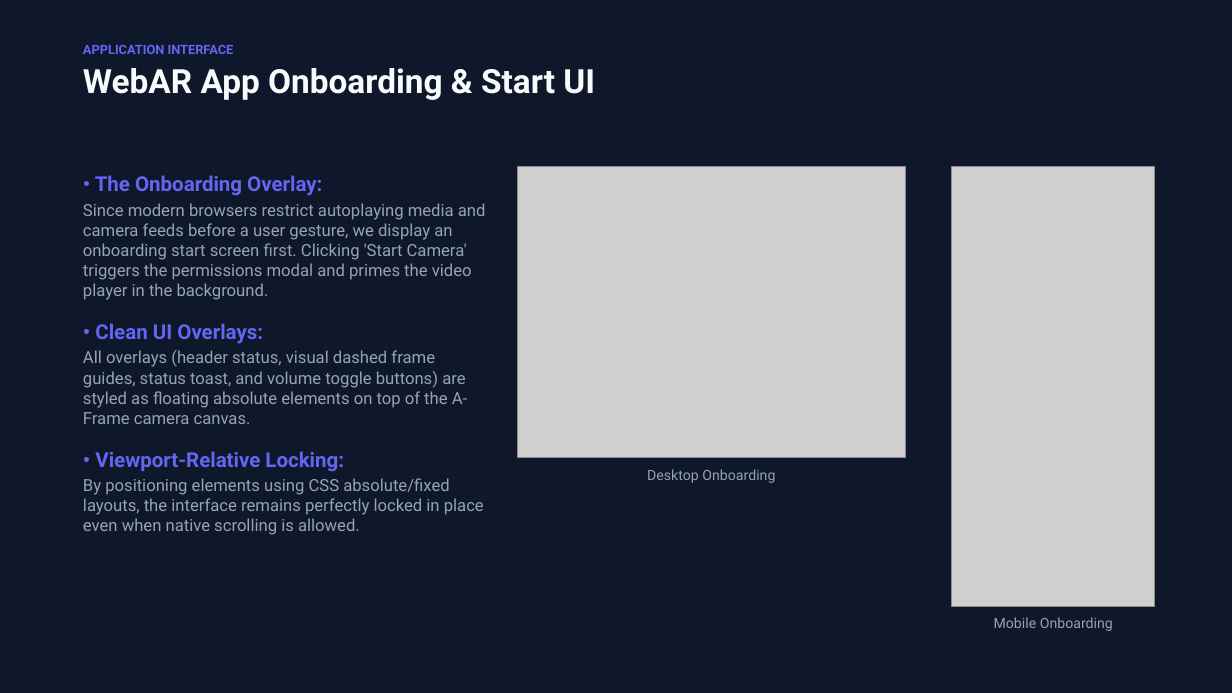
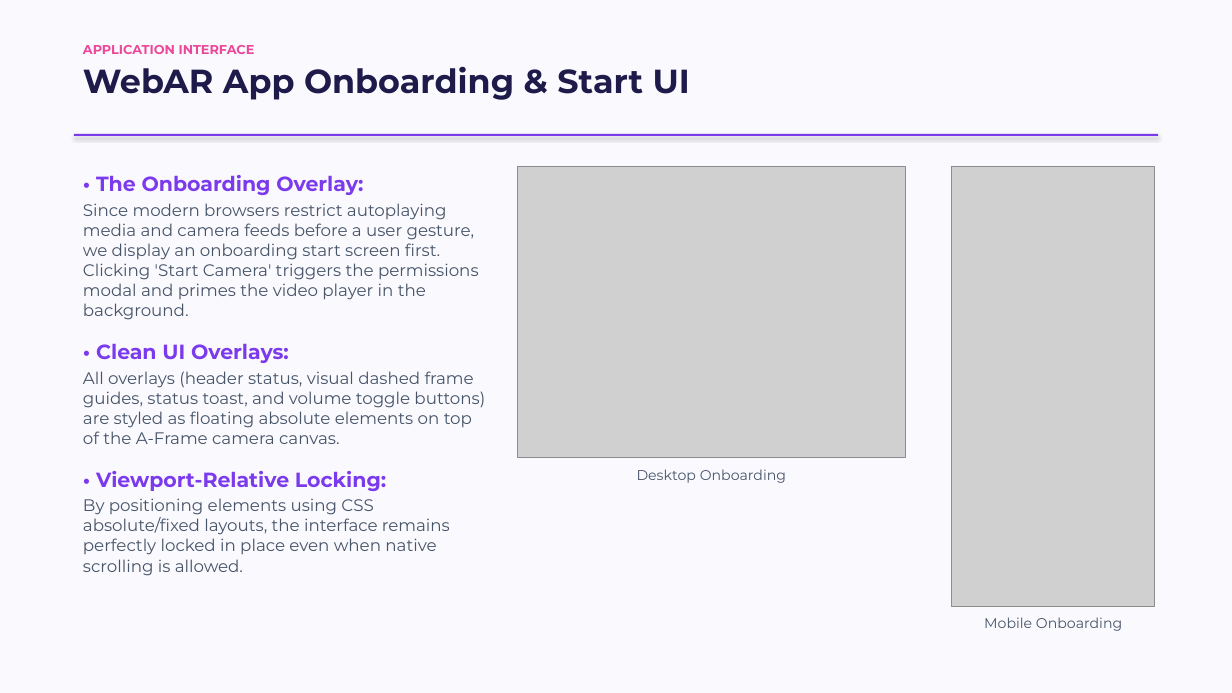
Before and after one commit to Travis-ugo/webar-video, a slide deck: slide 4 of slides.pptx. Drawn at 1232x693 pixels with LibreOffice and Linux fonts; fonts in the diff are those of the drawing; grey boxes stand for pictures. Boxes give left, top, right and bottom in pixels: in the first picture for what was removed or moved away, otherwise in the second. Text is boxed around its words. In the diff, an @@ line names an element or a change of style, - is before the commit and + after.

Commit message:
design: update slides to a playful and fancy light theme with Montserrat typography

```diff
--- a/slides.pptx
+++ b/slides.pptx
@@ background #0F172A to #FAF9FE @@
@@ text "APPLICATION INTERFACE" at [83, 45, 255, 54]: font Roboto to Montserrat, text colour #6366F1 to #EC4899 @@
@@ text "WebAR App Onboarding & Start ..." at [83, 66, 690, 100]: font Roboto to Montserrat, text colour #F8FAFC to #1E1B4B @@
@@ rectangle added at [74, 134, 1158, 136], fill #7C3AED @@
@@ text "• The Onboarding Overlay:" at [83, 175, 485, 576]: font Roboto to Montserrat; text colour #6366F1 to #7C3AED in "• The Onboarding Overlay:", "• Clean UI Overlays:", "• Viewport-Relative Locking:"; text colour #94A3B8 to #475569 in "Since modern browsers restrict autoplaying media and ...", "All overlays (header status, visual dashed frame ...", "By positioning elements using CSS absolute/fixed layouts, ..." @@
@@ text "Desktop Onboarding" at [637, 469, 786, 483]: font Roboto to Montserrat, text colour #94A3B8 to #475569 @@
@@ text "Mobile Onboarding" at [984, 617, 1122, 631]: font Roboto to Montserrat, text colour #94A3B8 to #475569 @@
```
Also in this commit, not shown: 10 other slides changed.
